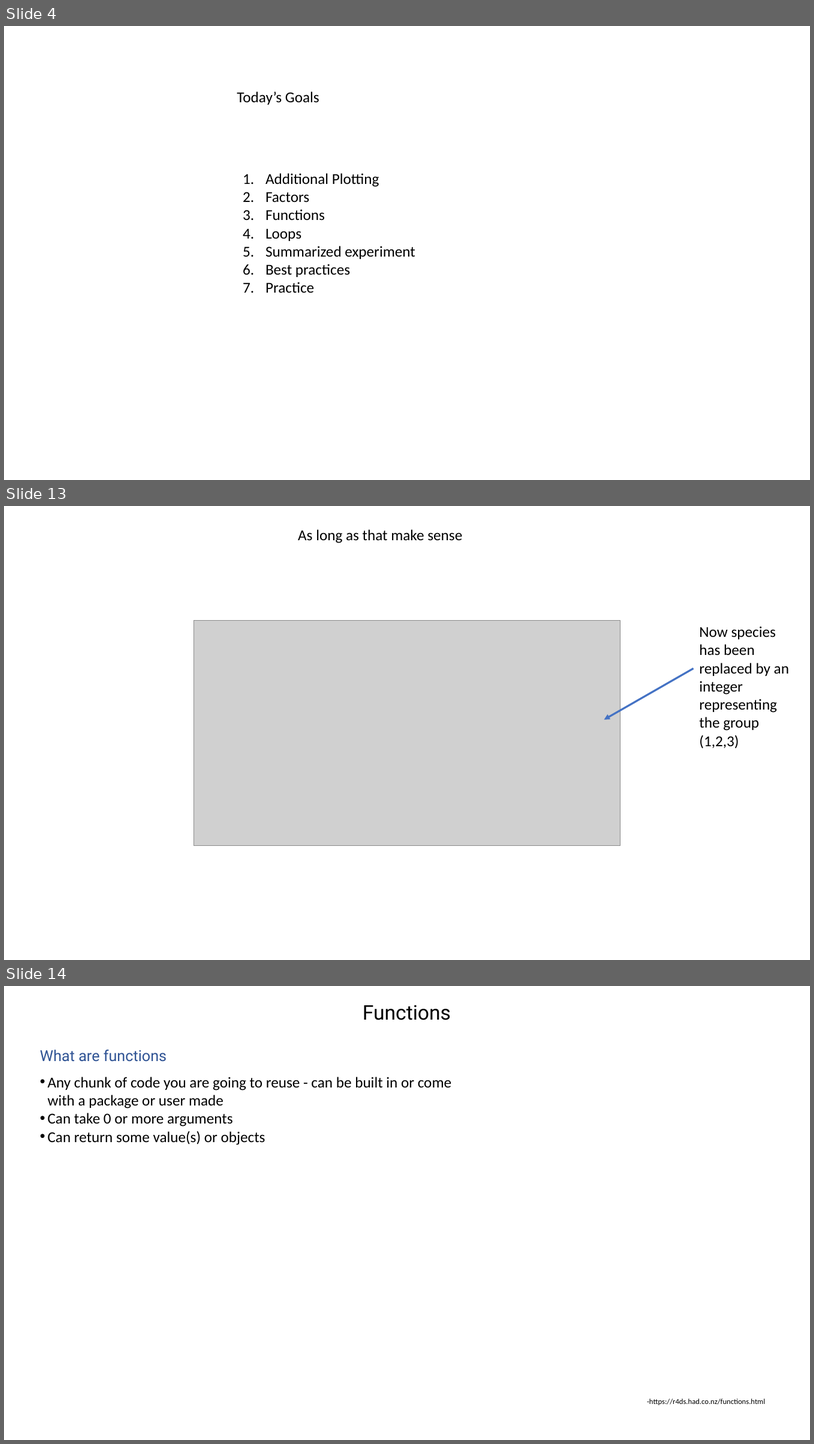
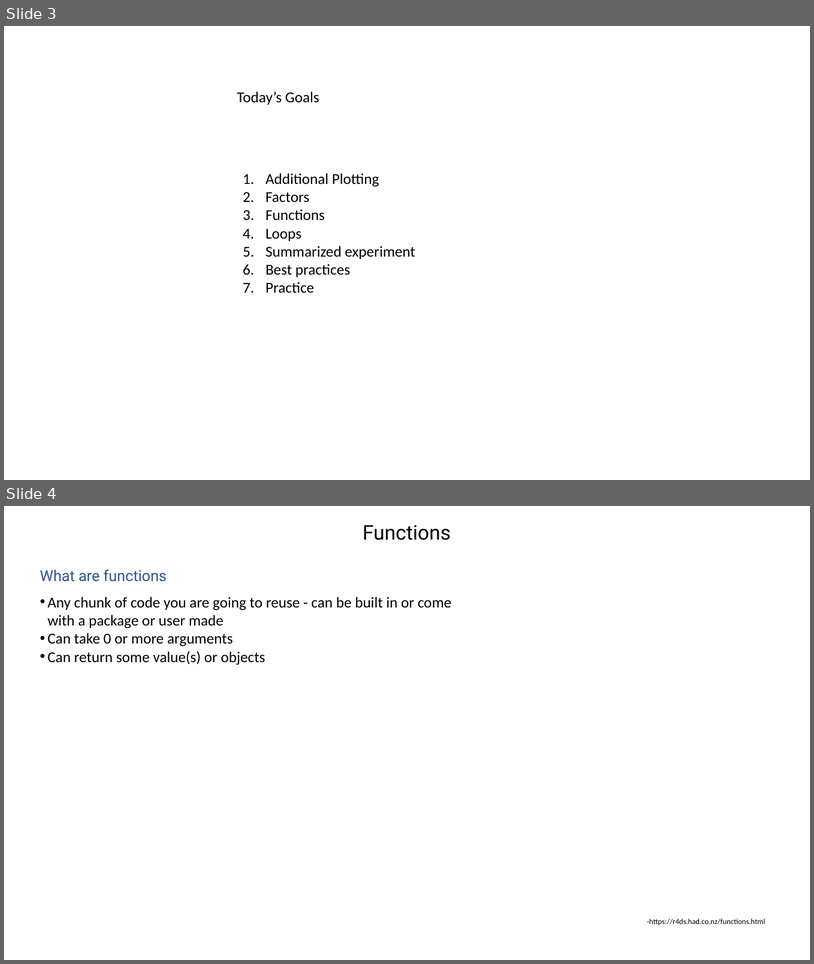
Before and after one commit to jraab/GNET749_RNAseq, a slide deck: lectures/2026_GNET749_Lecture3.pptx. Shown one above the other, each under a label of ours: slides 4, 13 and 14 before the commit, slides 3 and 4 after it; the slides between them are not shown. The pictures are 814x1444 and 814x964 pixels, drawn with LibreOffice and Linux fonts; fonts in the diff are those of the drawing; grey boxes stand for pictures. Boxes give left, top, right and bottom in pixels: in the first picture for what was removed or moved away, otherwise in the second. Text is boxed around its words. In the diff, an @@ line names an element or a change of style, - is before the commit and + after.

```diff
--- a/lectures/2026_GNET749_Lecture3.pptx
+++ b/lectures/2026_GNET749_Lecture3.pptx
@@ slide 13 removed at [4,506,810,960], background #FFFFFF @@
@@ text removed at [298,529,462,543] @@
-As long as that make sense
@@ picture removed at [194,621,621,846] @@
@@ text removed at [699,626,789,748] @@
-Now species has been replaced by an integer representing the group (1,2,3)
@@ arrow removed from (693, 668) to (605, 720) @@
@@ what was slide 4 is now slide 3 @@
@@ what was slide 14 is now slide 4 @@
```
Also in this commit, not shown: 9 other slides removed, 1 other file.
